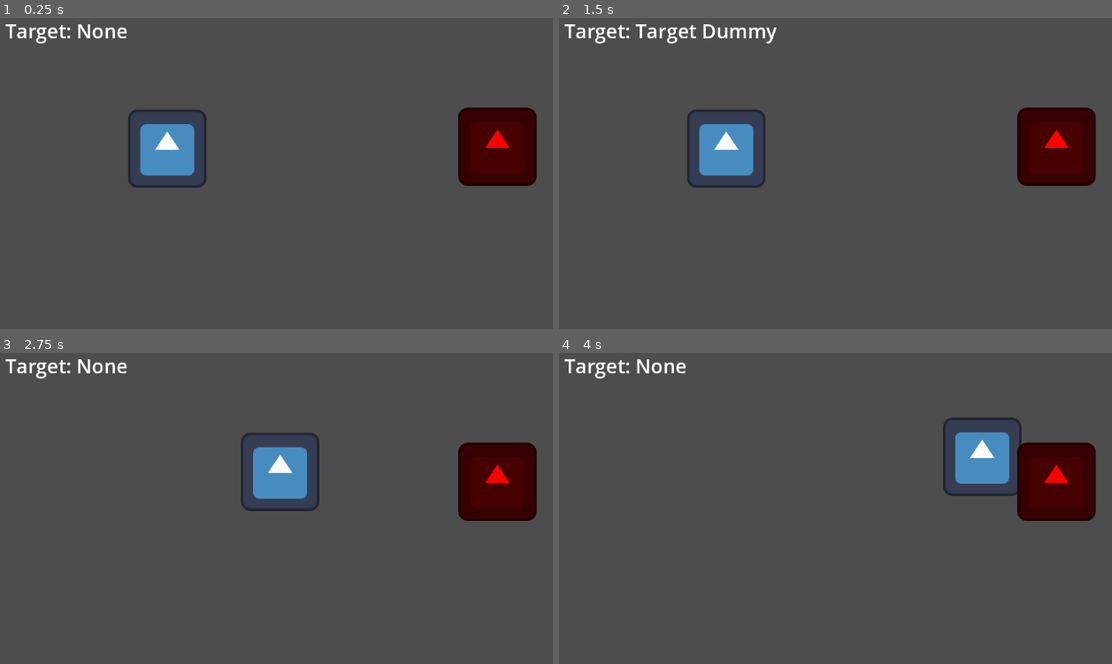
Above: before the commit, frames 1-4 (two rows, left to right).
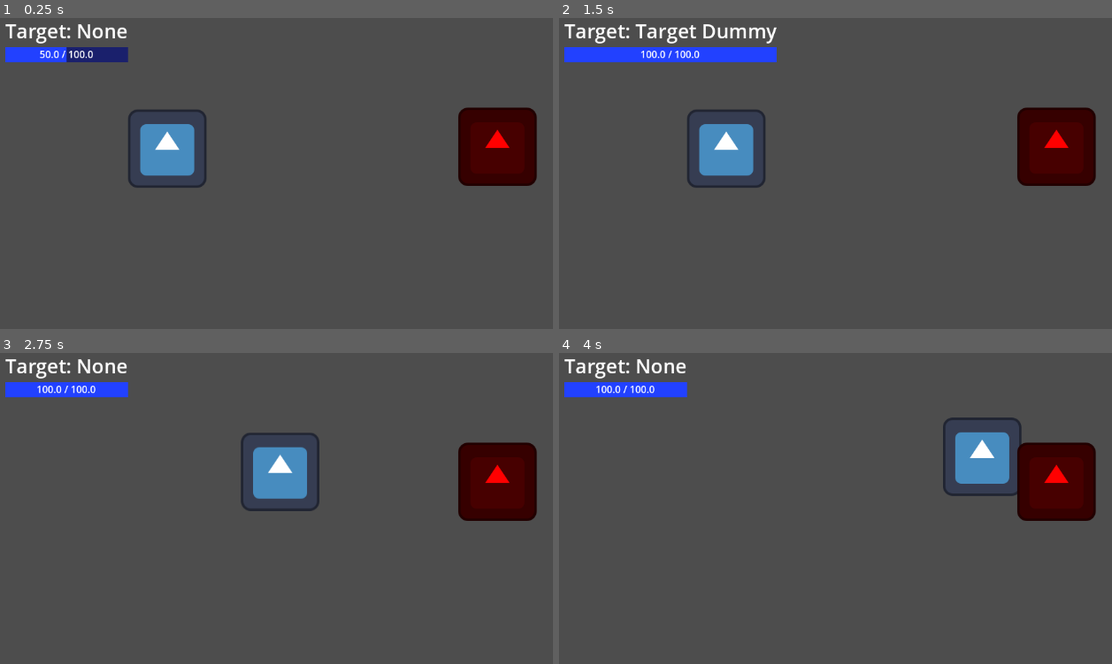
Above: after the commit, the same moments.

Repository: TRushton95/ArenaBattler
Game: Godot game, scene res://game.tscn
Two runs of this game, one before a commit and one after it. Both use one fixed random seed, a clock stepped at 60 frames per second and the inputs below. The engine's default icon, where the game draws it, is replaced by a stand-in: a white triangle on a blue panel in a dark square.
Inputs (mouse positions are in pixels of both pictures, inside the frame that each line leads up to):
- Up to frame 1 (0.25 s): no input
- Up to frame 2 (1.5 s): tap Enter at 0.5 s; move the mouse to (724, 148) at 0.52 s; tap 1 (cast_spell_1) at 0.6 s; click (724, 148) at 0.67 s; tap Space at 1.25 s; move the mouse to (1056, 145) at 1.27 s; tap 2 (cast_spell_2) at 1.35 s; click (1056, 145) at 1.42 s
- Up to frame 3 (2.75 s): tap Enter at 2 s; move the mouse to (425, 455) at 2.02 s; right-click (425, 455) at 2.1 s; click (425, 455) at 2.17 s
- Up to frame 4 (4 s): move the mouse to (874, 623) at 2.77 s; tap 1 (cast_spell_1) at 2.85 s; click (874, 623) at 2.92 s; move the mouse to (outside the picture) at 3.52 s; tap 2 (cast_spell_2) at 3.6 s; click (outside the picture) at 3.67 s

The runs differ from the first frame. In frame 1, 1.1% of the frame differs, in the area x 0-24%, y 9-15%; in frame 2, 1.9%, in the area x 0-40%, y 9-15%; in frame 3, 1.1%; in frame 4, 1.1%.

Commit message:
Create mana and energy vitals

Diff:
--- /dev/null
+++ b/src/entities/unit/components/vital/energy_vital.gd
@@ -0,0 +1,56 @@
+extends Vital
+class_name EnergyVital
+
+signal value_changed(value: int)
+signal max_value_changed(max_value: int)
+
+@export var _max_value : int = 100
+@export var _regen_per_sec : int = 5
+
+var _value : int = 0
+var _regen_timer : float = 0.0
+
+
+func setup() -> void:
+	set_value(_max_value)
+
+
+func update(delta: float) -> void:
+	_regen_timer += delta
+	if _regen_timer < 1.0:
+		return
+
+	_regen_timer -= 1.0
+	add(_regen_per_sec)
+
+
+func set_value(value: int) -> void:
+	_value = clamp(value, 0, _max_value)
+	value_changed.emit(_value)
+
+
+func set_max_value(value: int) -> void:
+	_max_value = value
+	max_value_changed.emit(_max_value)
+
+
+func get_value() -> int:
+	return _value
+
+
+func get_max_value() -> int:
+	return _max_value
+
+
+func add(addition: int) -> void:
+	if addition <= 0:
+		return
+
+	set_value(_value + addition)
+
+
+func subtract(subtraction: int) -> void:
+	if subtraction <= 0:
+		return
+
+	set_value(_value - subtraction)
--- /dev/null
+++ b/src/entities/unit/components/vital/mana_vital.gd
@@ -0,0 +1,56 @@
+extends Vital
+class_name ManaVital
+
+signal value_changed(value: int)
+signal max_value_changed(max_value: int)
+
+@export var _max_value : int = 100
+@export var _regen_per_sec : int = 1
+
+var _value : int = 0
+var _regen_timer : float = 0.0
+
+
+func setup() -> void:
+	set_value(_max_value)
+
+
+func update(delta: float) -> void:
+	_regen_timer += delta
+	if _regen_timer < 1.0:
+		return
+
+	_regen_timer -= 1.0
+	add(_regen_per_sec)
+
+
+func set_value(value: int) -> void:
+	_value = clamp(value, 0, _max_value)
+	value_changed.emit(_value)
+
+
+func set_max_value(value: int) -> void:
+	_max_value = value
+	max_value_changed.emit(_max_value)
+
+
+func get_value() -> int:
+	return _value
+
+
+func get_max_value() -> int:
+	return _max_value
+
+
+func add(addition: int) -> void:
+	if addition <= 0:
+		return
+
+	set_value(_value + addition)
+
+
+func subtract(subtraction: int) -> void:
+	if subtraction <= 0:
+		return
+
+	set_value(_value - subtraction)
--- /dev/null
+++ b/src/entities/unit/components/vital/vital.gd
@@ -0,0 +1,2 @@
+extends Resource
+class_name Vital
--- a/src/entities/unit/implementations/player/player.tscn
+++ b/src/entities/unit/implementations/player/player.tscn
@@ -1,11 +1,18 @@
-[gd_scene load_steps=8 format=3 uid="uid://bx7yyu5k2qt1g"]
+[gd_scene load_steps=10 format=3 uid="uid://bx7yyu5k2qt1g"]
 
 [ext_resource type="Script" uid="uid://dd6p5vc1gw01x" path="res://entities/unit/unit.gd" id="1_tkh0x"]
+[ext_resource type="Script" uid="uid://bnfrp8sxy70bt" path="res://entities/unit/components/vital/mana_vital.gd" id="2_oy2cj"]
 [ext_resource type="Texture2D" uid="uid://cotgl7b20r53y" path="res://icon.svg" id="2_p0kfm"]
 [ext_resource type="Script" uid="uid://bxm06y20e7bfd" path="res://spells/spell.gd" id="4_bbxe6"]
 [ext_resource type="PackedScene" uid="uid://ww7n2qtpxnyg" path="res://entities/unit/components/spell_container/spell_container.tscn" id="4_tec6x"]
 [ext_resource type="Resource" uid="uid://buhl5afrqhuox" path="res://entities/unit/implementations/player/spells/fireball_spell.tres" id="5_oy2cj"]
 [ext_resource type="Resource" uid="uid://bswxy7u8o7lgg" path="res://entities/unit/implementations/player/spells/heal_spell.tres" id="6_3t34n"]
+
+[sub_resource type="Resource" id="Resource_3t34n"]
+script = ExtResource("2_oy2cj")
+_max_value = 100
+_regen_per_sec = 1
+metadata/_custom_type_script = "uid://bnfrp8sxy70bt"
 
 [sub_resource type="RectangleShape2D" id="RectangleShape2D_h1r3i"]
 size = Vector2(128, 128)
@@ -16,6 +23,7 @@
 _sprite = NodePath("Sprite2D")
 _collision_shape = NodePath("CollisionShape2D")
 _spell_container = NodePath("SpellContainer")
+_mana_vital = SubResource("Resource_3t34n")
 
 [node name="Sprite2D" type="Sprite2D" parent="."]
 texture = ExtResource("2_p0kfm")
--- a/src/entities/unit/unit.gd
+++ b/src/entities/unit/unit.gd
@@ -11,6 +11,8 @@
 @export var _sprite : Sprite2D
 @export var _collision_shape : CollisionShape2D
 @export var _spell_container : SpellContainer
+@export var _mana_vital : ManaVital
+@export var _energy_vital : EnergyVital
 
 var _selected_unit : Unit
 var _movement_destination : Vector2
@@ -35,9 +37,19 @@
 	input_event.connect(_on_input_event)
 	input_pickable = true
 
+	if _mana_vital != null:
+		_mana_vital.setup()
+	if _energy_vital != null:
+		_energy_vital.setup()
+
 
 func _process(delta: float) -> void:
 	_handle_movement(delta)
+
+	if _mana_vital != null:
+		_mana_vital.update(delta)
+	if _energy_vital != null:
+		_energy_vital.update(delta)
 
 
 func get_display_name() -> String:
@@ -46,6 +58,14 @@
 
 func get_selected_unit() -> Unit:
 	return _selected_unit
+
+
+func get_mana_vital() -> ManaVital:
+	return _mana_vital
+
+
+func get_energy_vital() -> EnergyVital:
+	return _energy_vital
 
 
 func set_selected_unit(unit: Unit) -> void:
--- a/src/game.gd
+++ b/src/game.gd
@@ -4,6 +4,22 @@
 @onready var _target_dummy : Unit = $TargetDummy
 @onready var _player_controller : PlayerController = $PlayerController
 @onready var _game_ui : GameUI = $GameUI
+
+
+func _on_mana_vital_value_changed(value: int) -> void:
+	_game_ui.set_mana_value(value)
+
+
+func _on_mana_vital_max_value_changed(value: int) -> void:
+	_game_ui.set_mana_max_value(value)
+
+
+func _on_energy_vital_value_changed(value: int) -> void:
+	_game_ui.set_energy_value(value)
+
+
+func _on_energy_vital_max_value_changed(value: int) -> void:
+	_game_ui.set_energy_max_value(value)
 
 
 func _on_player_selected_unit_changed(unit: Unit) -> void:
@@ -26,6 +42,19 @@
 	_target_dummy.right_clicked.connect(_on_unit_left_clicked.bind(_target_dummy))
 	_target_dummy.left_clicked.connect(_on_unit_left_clicked.bind(_target_dummy))
 
+	var mana_vital : ManaVital = _player.get_mana_vital()
+	var energy_vital : EnergyVital = _player.get_energy_vital()
+	if mana_vital != null:
+		_game_ui.set_mana_bar_visibility(true)
+		_game_ui.set_mana_max_value(mana_vital.get_max_value())
+		mana_vital.value_changed.connect(_on_mana_vital_value_changed)
+		mana_vital.max_value_changed.connect(_on_mana_vital_max_value_changed)
+	if _player.get_energy_vital() != null:
+		_game_ui.set_energy_bar_visibility(true)
+		_game_ui.set_energy_max_value(energy_vital.get_max_value())
+		energy_vital.value_changed.connect(_on_energy_vital_value_changed)
+		energy_vital.max_value_changed.connect(_on_energy_vital_max_value_changed)
+
 
 func _unhandled_input(event: InputEvent) -> void:
 	if event is InputEventMouseButton:
--- a/src/game_ui/game_ui.gd
+++ b/src/game_ui/game_ui.gd
@@ -3,8 +3,34 @@
 
 const PLAYER_TARGET_LABEL_TEXT_FORMAT : String = "Target: %s"
 
-@onready var _player_target_label : Label = $MarginContainer/PlayerTargetLabel
+@onready var _player_target_label : Label = $MarginContainer/VBoxContainer/PlayerTargetLabel
+@onready var _mana_bar : ResourceBar = $MarginContainer/VBoxContainer/ManaBar
+@onready var _energy_bar : ResourceBar = $MarginContainer/VBoxContainer/EnergyBar
 
 
 func set_player_target_label_text(value: String) -> void:
 	_player_target_label.text = PLAYER_TARGET_LABEL_TEXT_FORMAT % value
+
+
+func set_energy_bar_visibility(visibility: bool) -> void:
+	_energy_bar.visible = visibility
+
+
+func set_mana_bar_visibility(visibility: bool) -> void:
+	_mana_bar.visible = visibility
+
+
+func set_energy_value(value: int) -> void:
+	_energy_bar.value = value
+
+
+func set_mana_value(value: int) -> void:
+	_mana_bar.value = value
+
+
+func set_energy_max_value(value: int) -> void:
+	_energy_bar.set_max_value(value)
+
+
+func set_mana_max_value(value: int) -> void:
+	_mana_bar.set_max_value(value)
--- a/src/game_ui/game_ui.tscn
+++ b/src/game_ui/game_ui.tscn
@@ -1,6 +1,8 @@
-[gd_scene load_steps=2 format=3 uid="uid://dom5e0xjscfkq"]
+[gd_scene load_steps=4 format=3 uid="uid://dom5e0xjscfkq"]
 
 [ext_resource type="Script" uid="uid://djgdmfmgaqmhh" path="res://game_ui/game_ui.gd" id="1_dfl03"]
+[ext_resource type="PackedScene" uid="uid://cbh03bqb6h0a6" path="res://game_ui/resource_bar/mana_bar.tscn" id="2_h0okc"]
+[ext_resource type="PackedScene" uid="uid://db3h4u72qyjf3" path="res://game_ui/resource_bar/energy_bar.tscn" id="3_vsxus"]
 
 [node name="GameUI" type="CanvasLayer"]
 script = ExtResource("1_dfl03")
@@ -11,7 +13,18 @@
 theme_override_constants/margin_left = 10
 theme_override_constants/margin_top = 10
 
-[node name="PlayerTargetLabel" type="Label" parent="MarginContainer"]
+[node name="VBoxContainer" type="VBoxContainer" parent="MarginContainer"]
+layout_mode = 2
+
+[node name="PlayerTargetLabel" type="Label" parent="MarginContainer/VBoxContainer"]
 layout_mode = 2
 theme_override_font_sizes/font_size = 32
 text = "Target: None"
+
+[node name="ManaBar" parent="MarginContainer/VBoxContainer" instance=ExtResource("2_h0okc")]
+visible = false
+layout_mode = 2
+
+[node name="EnergyBar" parent="MarginContainer/VBoxContainer" instance=ExtResource("3_vsxus")]
+visible = false
+layout_mode = 2
--- /dev/null
+++ b/src/game_ui/resource_bar/energy_bar.tscn
@@ -0,0 +1,31 @@
+[gd_scene load_steps=4 format=3 uid="uid://db3h4u72qyjf3"]
+
+[ext_resource type="Script" uid="uid://dfhhkd28ruwgp" path="res://game_ui/resource_bar/resource_bar.gd" id="1_d8oum"]
+
+[sub_resource type="StyleBoxFlat" id="StyleBoxFlat_xqcyb"]
+bg_color = Color(0.19586, 0.181683, 0.00976566, 1)
+
+[sub_resource type="StyleBoxFlat" id="StyleBoxFlat_p1cwv"]
+bg_color = Color(0.715604, 0.70581, 0.112684, 1)
+
+[node name="EnergyBar" type="ProgressBar"]
+custom_minimum_size = Vector2(150, 25)
+theme_override_styles/background = SubResource("StyleBoxFlat_xqcyb")
+theme_override_styles/fill = SubResource("StyleBoxFlat_p1cwv")
+step = 1.0
+value = 50.0
+show_percentage = false
+script = ExtResource("1_d8oum")
+
+[node name="Label" type="Label" parent="."]
+layout_mode = 1
+anchors_preset = 15
+anchor_right = 1.0
+anchor_bottom = 1.0
+grow_horizontal = 2
+grow_vertical = 2
+text = "0 / 0"
+horizontal_alignment = 1
+
+[connection signal="changed" from="." to="." method="_on_changed"]
+[connection signal="value_changed" from="." to="." method="_on_value_changed"]
--- /dev/null
+++ b/src/game_ui/resource_bar/mana_bar.tscn
@@ -0,0 +1,31 @@
+[gd_scene load_steps=4 format=3 uid="uid://cbh03bqb6h0a6"]
+
+[ext_resource type="Script" uid="uid://dfhhkd28ruwgp" path="res://game_ui/resource_bar/resource_bar.gd" id="1_ad1sf"]
+
+[sub_resource type="StyleBoxFlat" id="StyleBoxFlat_xqcyb"]
+bg_color = Color(0.102779, 0.126241, 0.424676, 1)
+
+[sub_resource type="StyleBoxFlat" id="StyleBoxFlat_p1cwv"]
+bg_color = Color(0.132693, 0.253133, 1, 1)
+
+[node name="ManaBar" type="ProgressBar"]
+custom_minimum_size = Vector2(150, 25)
+theme_override_styles/background = SubResource("StyleBoxFlat_xqcyb")
+theme_override_styles/fill = SubResource("StyleBoxFlat_p1cwv")
+step = 1.0
+value = 50.0
+show_percentage = false
+script = ExtResource("1_ad1sf")
+
+[node name="Label" type="Label" parent="."]
+layout_mode = 1
+anchors_preset = 15
+anchor_right = 1.0
+anchor_bottom = 1.0
+grow_horizontal = 2
+grow_vertical = 2
+text = "0 / 0"
+horizontal_alignment = 1
+
+[connection signal="changed" from="." to="." method="_on_changed"]
+[connection signal="value_changed" from="." to="." method="_on_value_changed"]
--- /dev/null
+++ b/src/game_ui/resource_bar/resource_bar.gd
@@ -0,0 +1,15 @@
+extends ProgressBar
+class_name ResourceBar
+
+const TEXT_FORMAT : String = "%s / %s"
+
+@onready var _label : Label = $Label
+
+
+func set_max_value(new_max_value: float) -> void:
+	max_value = new_max_value
+	_label.text = TEXT_FORMAT % [value, max_value]
+
+
+func _on_value_changed(value: float) -> void:
+	_label.text = TEXT_FORMAT % [value, max_value]
--- /dev/null
+++ b/src/spells/cost/energy_vital_cost.gd
@@ -0,0 +1,26 @@
+extends VitalCost
+class_name EnergyVitalCost
+
+@export var _value : int = 10
+
+
+func _internal_can_afford(unit: Unit) -> bool:
+	if unit == null:
+		return false
+
+	var _energy_vital : EnergyVital = unit.get_energy_vital()
+	if _energy_vital == null:
+		return false
+
+	return _energy_vital.get_value() >= _value
+
+
+func _internal_spend(unit: Unit) -> void:
+	if unit == null:
+		return
+
+	var _energy_vital : EnergyVital = unit.get_energy_vital()
+	if _energy_vital == null:
+		return
+
+	_energy_vital.subtract(_value)
--- /dev/null
+++ b/src/spells/cost/mana_vital_cost.gd
@@ -0,0 +1,26 @@
+extends VitalCost
+class_name ManaVitalCost
+
+@export var _value : int = 10
+
+
+func _internal_can_afford(unit: Unit) -> bool:
+	if unit == null:
+		return false
+
+	var _mana_vital : ManaVital = unit.get_mana_vital()
+	if _mana_vital == null:
+		return false
+
+	return _mana_vital.get_value() >= _value
+
+
+func _internal_spend(unit: Unit) -> void:
+	if unit == null:
+		return
+
+	var _mana_vital : ManaVital = unit.get_mana_vital()
+	if _mana_vital == null:
+		return
+
+	_mana_vital.subtract(_value)
--- /dev/null
+++ b/src/spells/cost/vital_cost.gd
@@ -0,0 +1,18 @@
+extends Resource
+class_name VitalCost
+
+
+func can_afford(unit: Unit) -> bool:
+	return _internal_can_afford(unit)
+
+
+func spend(unit: Unit) -> void:
+	return _internal_spend(unit)
+
+
+func _internal_can_afford(_unit: Unit) -> bool:
+	return false
+
+
+func _internal_spend(_unit: Unit) -> void:
+	return
Not shown, added: src/entities/unit/components/vital/energy_vital.gd.uid
Not shown, added: src/entities/unit/components/vital/mana_vital.gd.uid
Not shown, added: src/entities/unit/components/vital/vital.gd.uid
Not shown, added: src/game_ui/resource_bar/resource_bar.gd.uid
Not shown, added: src/spells/cost/energy_vital_cost.gd.uid
Not shown, added: src/spells/cost/mana_vital_cost.gd.uid
Not shown, added: src/spells/cost/vital_cost.gd.uid
